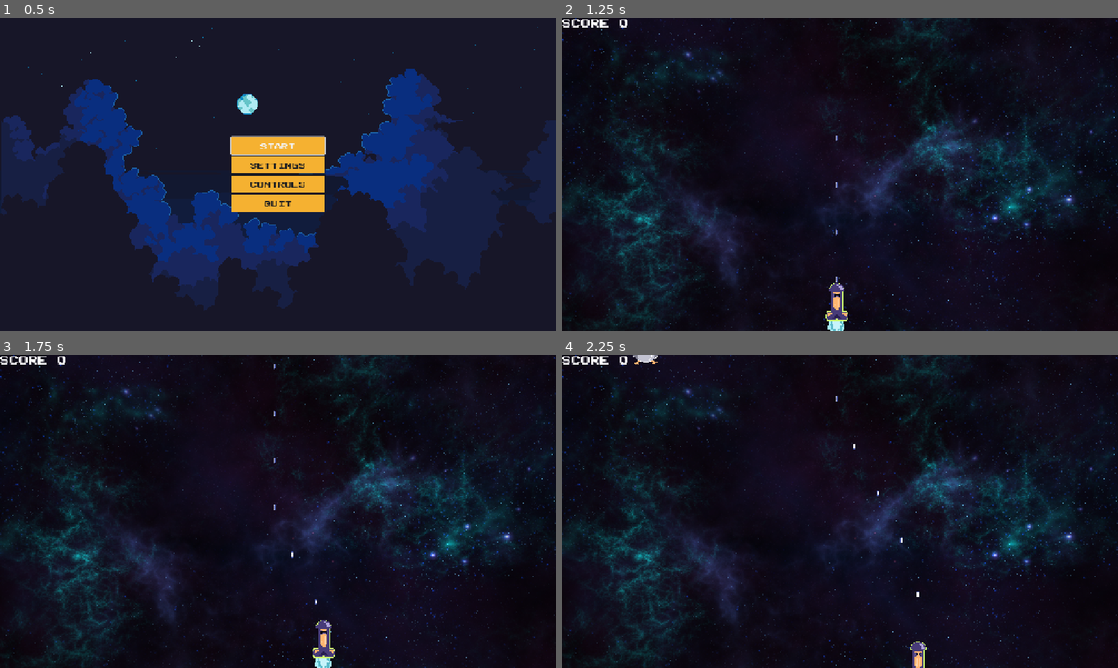
Above: before the commit, frames 1-4 (two rows, left to right).
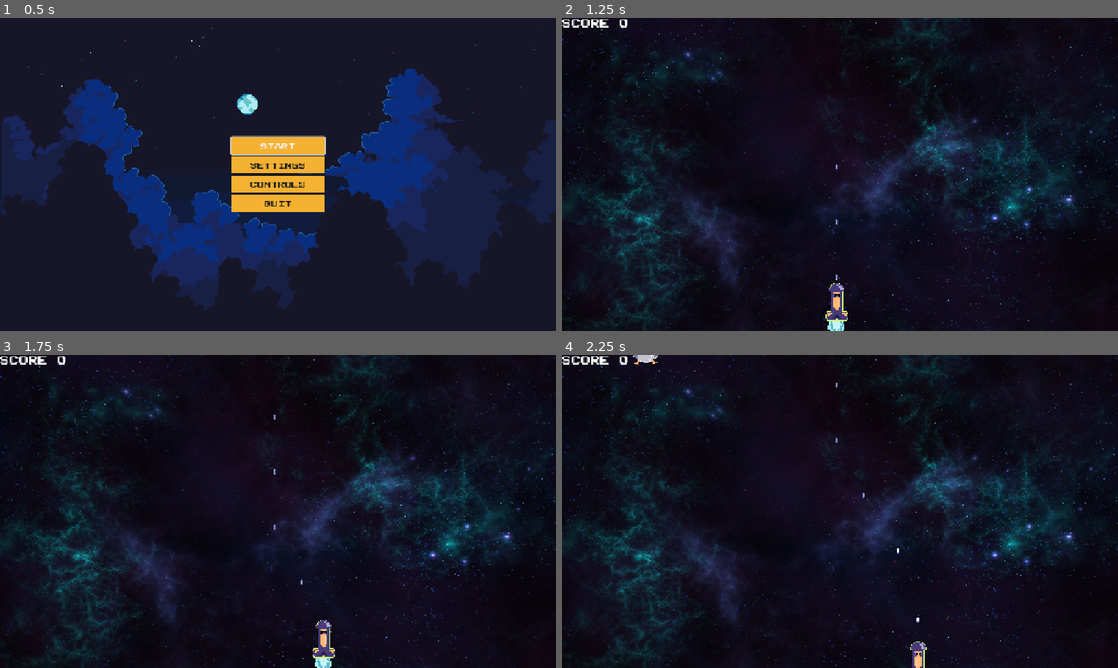
Above: after the commit, the same moments.

Repository: fabiolrodriguez/k-raio
Game: Godot game, scene res://scenes/main_menu/main_menu.tscn
Same seed, same stepped clock (60 frames per second), same inputs: the game is played once before the commit and once after it.
Inputs (mouse positions are in pixels of both pictures, inside the frame that each line leads up to):
- Up to frame 1 (0.5 s): no input
- Up to frame 2 (1.25 s): click "START" at 0.5 s
- Up to frame 3 (1.75 s): tap Enter (ui_accept) at 1.25, 1.52 s; move the mouse to (400, 495) at 1.27 s; hold Right (ui_right) from 1.28 s (still down)
- Up to frame 4 (2.25 s): move the mouse to (728, 527) at 2.02 s; release Right (ui_right) at 2.03 s; hold Down (ui_down) from 2.03 s (still down)

Frame 1 is identical in both runs. In frame 2, less than 0.1% of the frame differs, in the area x 49-50%, y 37-85%; in frame 3, less than 0.1%; in frame 4, less than 0.1%, in the area x 49-65%, y 8-86%.

Commit message:
audio improvements

Diff:
--- a/scenes/level/level.gd
+++ b/scenes/level/level.gd
@@ -101,6 +101,7 @@
 
 func game_over():
 	get_tree().paused
+	AudioManager.stop_weapon_loop()
 	final_score.text = "SCORE %d" % score
 	final_reality.text = "%s %d" % [LocalizationManager.tr_key("round"), round]
 	game_over_menu.visible = true
--- a/scenes/main_menu/main_menu.tscn
+++ b/scenes/main_menu/main_menu.tscn
@@ -12,6 +12,7 @@
 [ext_resource type="Script" uid="uid://h5v1ul580ofa" path="res://scripts/save_manager.gd" id="10_x2yjq"]
 [ext_resource type="PackedScene" uid="uid://dap3o436pbq6y" path="res://scenes/pause_menu/pause_menu.tscn" id="11_lqpn7"]
 [ext_resource type="Script" uid="uid://b1eqwmdtnqpvp" path="res://scripts/controls_manager.gd" id="12_qel0l"]
+[ext_resource type="AudioStream" uid="uid://cf3jrjgy3a53c" path="res://assets/audio/game/shoot2.ogg" id="12_rrgl4"]
 
 [sub_resource type="StyleBoxFlat" id="StyleBoxFlat_1b6gl"]
 bg_color = Color(0.9607843, 0.69411767, 0.19215687, 1)
@@ -356,6 +357,7 @@
 script = ExtResource("10_x2yjq")
 
 [node name="PauseMenu" parent="." unique_id=1909309180 instance=ExtResource("11_lqpn7")]
+shoot = ExtResource("12_rrgl4")
 
 [node name="ControlsManager" type="Node" parent="." unique_id=1137148229]
 script = ExtResource("12_qel0l")
--- a/scenes/player/player.tscn
+++ b/scenes/player/player.tscn
@@ -2,7 +2,7 @@
 
 [ext_resource type="Script" uid="uid://bk3eqabhw6xy6" path="res://scripts/player.gd" id="1_8afob"]
 [ext_resource type="PackedScene" uid="uid://cfs06d8nvl8l8" path="res://scenes/player/bullet.tscn" id="2_gmlin"]
-[ext_resource type="AudioStream" uid="uid://cpij7nvpj8jix" path="res://assets/audio/game/shot.mp3" id="3_0owmy"]
+[ext_resource type="AudioStream" uid="uid://cf3jrjgy3a53c" path="res://assets/audio/game/shoot2.ogg" id="3_0owmy"]
 [ext_resource type="Texture2D" uid="uid://6k6pe23cs7x8" path="res://assets/textures/Passaralho2.png" id="3_gmlin"]
 [ext_resource type="Texture2D" uid="uid://dsrqwj1h54pnn" path="res://assets/textures/Flame2.png" id="4_p47bc"]
 [ext_resource type="Texture2D" uid="uid://bf8xclesmflel" path="res://assets/textures/Flame.png" id="5_75vfm"]
--- a/scripts/bullet.gd
+++ b/scripts/bullet.gd
@@ -1,6 +1,6 @@
 extends Area2D
 
-@export var speed: float = 500.0
+@export var speed: float = 400.0
 
 var direction: Vector2 = Vector2.UP
 
--- a/scripts/pause_menu.gd
+++ b/scripts/pause_menu.gd
@@ -2,6 +2,8 @@
 
 @onready var resume_button = $PausePanel/MarginContainer/VBoxContainer/resume
 @onready var quit_button = $PausePanel/MarginContainer/VBoxContainer/quit
+@export var shoot : AudioStream
+
 
 func _ready():
 	visible = false
@@ -12,12 +14,13 @@
 func pause():
 	visible = true
 	get_tree().paused = true
-	AudioManager.weapon_loop_player.stop()
+	AudioManager.stop_weapon_loop()
 	resume_button.grab_focus()
 
 func resume():
 	AudioManager.play_click()
 	get_tree().paused = false
+	AudioManager.start_weapon_loop(shoot)
 	visible = false
 	#get_tree().change_scene_to_file("res://scenes/level/level.tscn")
 
@@ -30,6 +33,7 @@
 func _on_quit_pressed() -> void:
 	AudioManager.play_click()
 	get_tree().paused = false
+	AudioManager.stop_weapon_loop()
 	visible = false
 	get_tree().change_scene_to_file("res://scenes/main_menu/main_menu.tscn")
 
--- a/scripts/player.gd
+++ b/scripts/player.gd
@@ -4,7 +4,7 @@
 
 @onready var shoot_point = $shootpoint
 @export var bullet_scene: PackedScene
-@export var fire_rate: float = 0.2
+@export var fire_rate: float = 0.3
 var is_dead := false
 var can_shoot := true
 var screen_size: Vector2
@@ -24,11 +24,14 @@
 var weapon_loop_active := false
 @export var shoot_sound: AudioStream
 @onready var shield_sprite = $shield
+var wants_to_shoot := false
 
 func _ready():
 	screen_size = get_viewport_rect().size
 	shield_sprite.visible = false
 func _physics_process(delta):
+	if is_dead:
+		return
 	var input_vector = Vector2.ZERO
 
 	input_vector.x = Input.get_axis("ui_left", "ui_right")
@@ -38,9 +41,6 @@
 	move_and_slide()
 
 	clamp_to_screen()
-
-	var wants_to_shoot := false
-
 
 	if SettingsManager.auto_fire:
 		wants_to_shoot = true
@@ -82,6 +82,7 @@
 
 func die():
 	if is_dead:
+		AudioManager.stop_weapon_loop()
 		return
 
 	# verifica shield antes de morrer
@@ -92,13 +93,14 @@
 		on_shield_hit()
 		return
 
-	AudioManager.stop_weapon_loop()
 	weapon_loop_active = false
 
 	is_dead = true
 
 	var game = get_tree().current_scene
 	if game != null and game.has_method("game_over"):
+		wants_to_shoot = false
+		AudioManager.stop_weapon_loop()
 		game.game_over()
 
 	queue_free()
Not shown, added: assets/audio/game/shoot2.mp3.import
Not shown, added: assets/audio/game/shoot2.ogg.import
Not shown, added: assets/audio/game/shoot2.wav.import
Not shown, added: assets/audio/game/upgrade.wav.import
Not shown, added: assets/audio/game/shoot2.mp3
Not shown, added: assets/audio/game/shoot2.ogg
Not shown, added: assets/audio/game/shoot2.wav
Not shown, added: assets/audio/game/upgrade.wav
